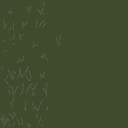
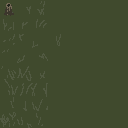
Revision of a layered 128 x 128 image; what changed, layer by layer:
painted on "MATERIAL MASK" over [4,3,14,16]
